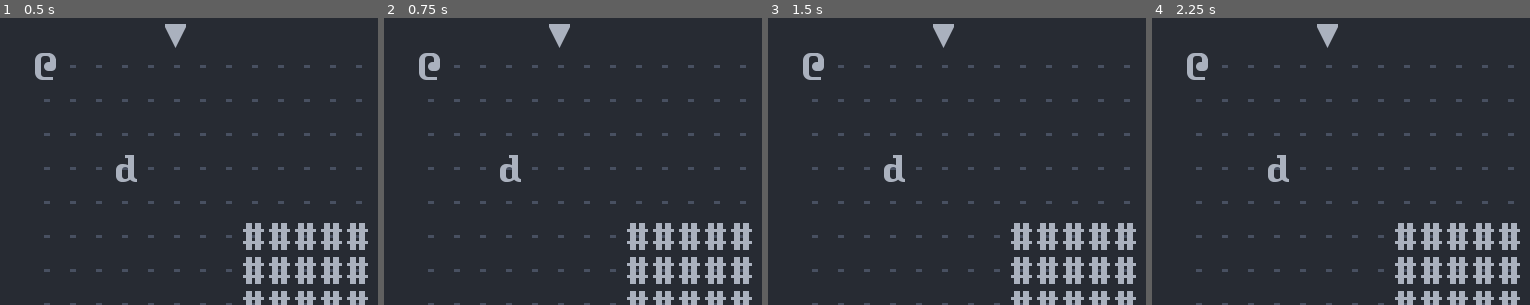
Above: before the commit, frames 1-4 (left to right).
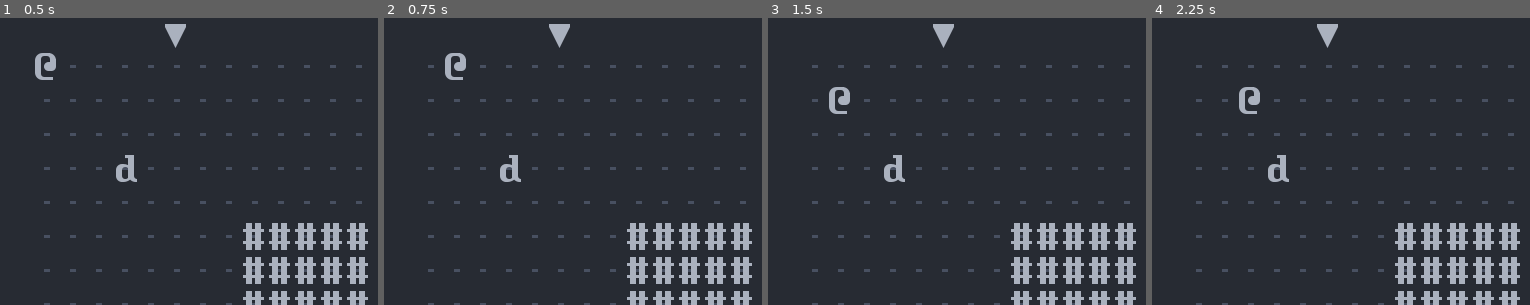
Above: after the commit, the same moments.

Repository: Bozar/GodotRoguelikeTutorial
Game: Godot game, scene res://scene/main/MainScene.tscn
Same seed, same stepped clock (60 frames per second), same inputs: the game is played once before the commit and once after it.
Inputs:
- Up to frame 1 (0.5 s): no input
- Up to frame 2 (0.75 s): tap Enter at 0.5 s; hold Right (move_right) from 0.53 s (still down)
- Up to frame 3 (1.5 s): tap Space at 1.25 s; release Right (move_right) at 1.28 s; hold Down (move_down) from 1.28 s (still down)
- Up to frame 4 (2.25 s): tap Enter at 2 s; release Down (move_down) at 2.03 s; hold Right (move_right) from 2.03 s (still down)
The pictures show only the part of the screen within x 0-50%, y 0-50%; the shares and areas given below are measured in that part.

Frame 1 is identical in both runs. In frame 2, 0.7% of the frame differs, in the area x 9-22%, y 12-22%; in frame 3, 0.7%; in frame 4, 0.7%.

Commit message:
Move PC in a clumsy way.

Diff:
--- a/04/scene/main/InitWorld.gd
+++ b/04/scene/main/InitWorld.gd
@@ -1,5 +1,7 @@
 extends Node2D
 
+
+signal sprite_created(new_sprite)
 
 const Player := preload("res://sprite/PC.tscn")
 const Dwarf := preload("res://sprite/Dwarf.tscn")
@@ -12,13 +14,26 @@
 var _new_DungeonSize := preload("res://library/DungeonSize.gd").new()
 var _new_GroupName := preload("res://library/GroupName.gd").new()
 
+var _initialized: bool = false
+
 
 func _ready() -> void:
-	_init_floor()
-	_init_wall()
-	_init_dwarf()
-	_init_PC()
-	_init_indicator()
+	return
+	# _init_floor()
+	# _init_wall()
+	# _init_dwarf()
+	# _init_PC()
+	# _init_indicator()
+
+
+func _process(_delta) -> void:
+	if not _initialized:
+		_initialized = true
+		_init_floor()
+		_init_wall()
+		_init_dwarf()
+		_init_PC()
+		_init_indicator()
 
 
 func _init_dwarf() -> void:
@@ -65,3 +80,4 @@
 	new_sprite.add_to_group(group)
 
 	add_child(new_sprite)
+	emit_signal("sprite_created", new_sprite)
--- a/04/scene/main/PCMove.gd
+++ b/04/scene/main/PCMove.gd
@@ -1,15 +1,38 @@
 extends Node2D
 
 
+var _new_ConvertCoord := preload("res://library/ConvertCoord.gd").new()
 var _new_InputName := preload("res://library/InputName.gd").new()
+var _new_GroupName := preload("res://library/GroupName.gd").new()
+
+var _pc: Sprite
+
+
+func _ready() -> void:
+	var __ = get_node("../InitWorld").connect("sprite_created", self,
+			"_on_InitWorld_sprite_created")
+	# print("connect: {0}".format([__]))
 
 
 func _unhandled_input(event: InputEvent) -> void:
+	# print("pc: {0}".format([_pc]))
+
+	var source: Array = _new_ConvertCoord.vector_to_array(_pc.position)
+	var x: int = source[0]
+	var y: int = source[1]
+
 	if event.is_action_pressed(_new_InputName.MOVE_LEFT):
-		print("move left")
+		x -= 1
 	elif event.is_action_pressed(_new_InputName.MOVE_RIGHT):
-		print("move right")
+		x += 1
 	elif event.is_action_pressed(_new_InputName.MOVE_UP):
-		print("move up")
+		y -= 1
 	elif event.is_action_pressed(_new_InputName.MOVE_DOWN):
-		print("move down")
+		y += 1
+
+	_pc.position = _new_ConvertCoord.index_to_vector(x, y)
+
+
+func _on_InitWorld_sprite_created(new_sprite: Sprite) -> void:
+	if new_sprite.is_in_group(_new_GroupName.PC):
+		_pc = new_sprite
